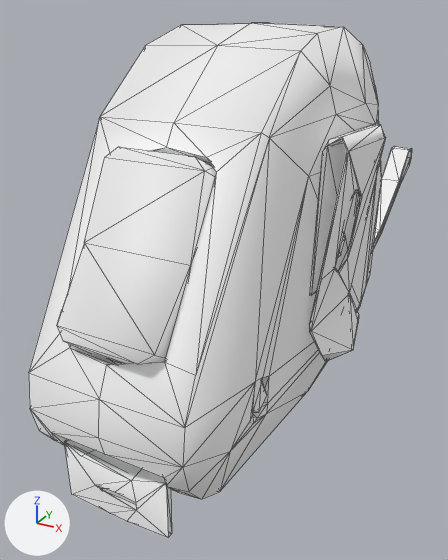
Two versions of the glTF model assets/build/mobile/props/measuring_tape_01.glb, one commit apart.
Camera for both pictures: a camera (50 mm lens) standing at (0.0507, -0.0974, 0.076) and looking at (-0.015, 0.022, 0.0163). The lights are fixed; the arrows at lower left show +X, +Y and +Z. The picture after the commit comes second. Mesh edges are drawn as thin lines. Where no turn or scale is listed for an object, it has been applied to the vertices. Vertices at exactly the same position are counted once.

Names of what the first picture shows: 'measuring_tape_01'.
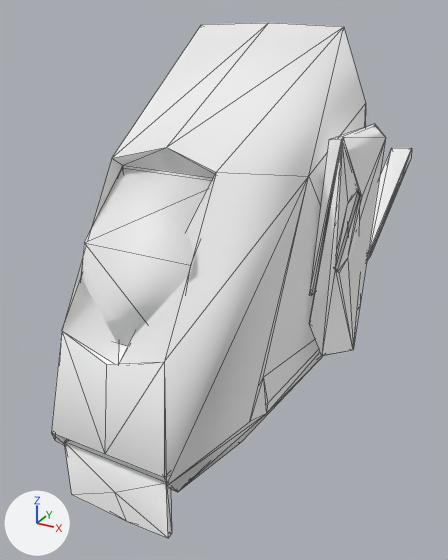
Where the newer file only moved an object's origin or applied its transform, the numbers keep the older frame.

Boxes [x1, y1, x2, y2] around the edits, measured in the pictures (448 x 560 px):
'measuring_tape_01', reshaped: before [29, 23, 412, 538]; after [51, 23, 412, 538]
part 1 of me_plane_001, deleted: before [338, 236, 345, 257]
part 2 of me_plane_001, cut back: before [29, 23, 386, 538]; after [338, 190, 362, 271]
part 3 of me_plane_001, deleted: before [373, 147, 412, 250]

Patch to the scene script:
```diff
--- a/assets/build/mobile/props/measuring_tape_01.glb.py
+++ b/assets/build/mobile/props/measuring_tape_01.glb.py
@@ me_plane_001 @@
 # used by ob_measuring_tape_01; location = (0.0027, 0.0422, 0.0372)
-me_plane_001.from_pydata(...)  # 408 vertices, 800 faces; spans x -0.02..0.02, y -0.085..0.085, z -0.036..0.036
+me_plane_001.from_pydata(...)  # 163 vertices, 311 faces; spans x -0.02..0.02, y -0.084..0.085, z -0.036..0.036
+# me_plane_001 part 1: the loose piece of 10 vertices spanning x 0.015..0.016, y -0.042..-0.037, z -0.002..0.004 is deleted
+# me_plane_001 part 2: 180 vertices removed from x -0.02..0.019, y -0.085..0.0, z -0.036..0.036; 1 vertex added at x 0.018, y -0.036, z 0.009
+# me_plane_001 part 3: 36 vertices removed from x -0.006..0.0, y 0.019..0.084, z -0.036..-0.006
+# other edits to the shape of me_plane_001 do not show in these pictures
 me_plane_001.materials.append(mat_atlas_0d)
```
